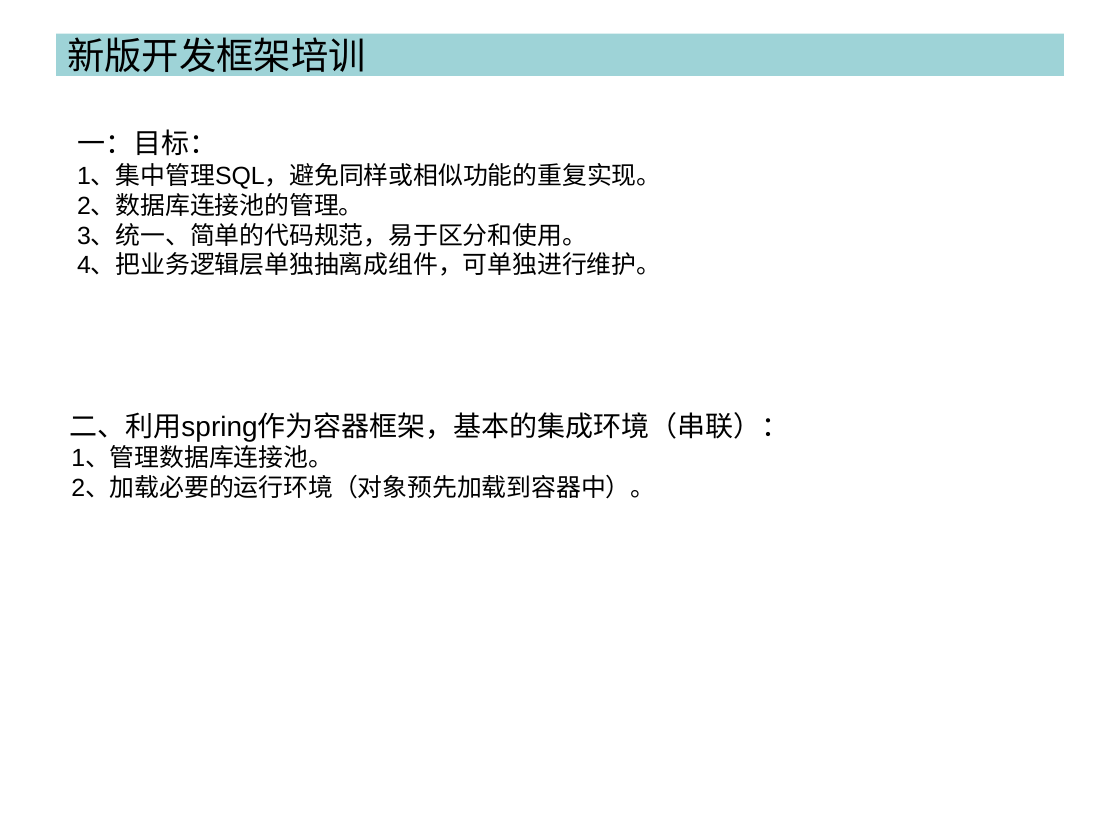
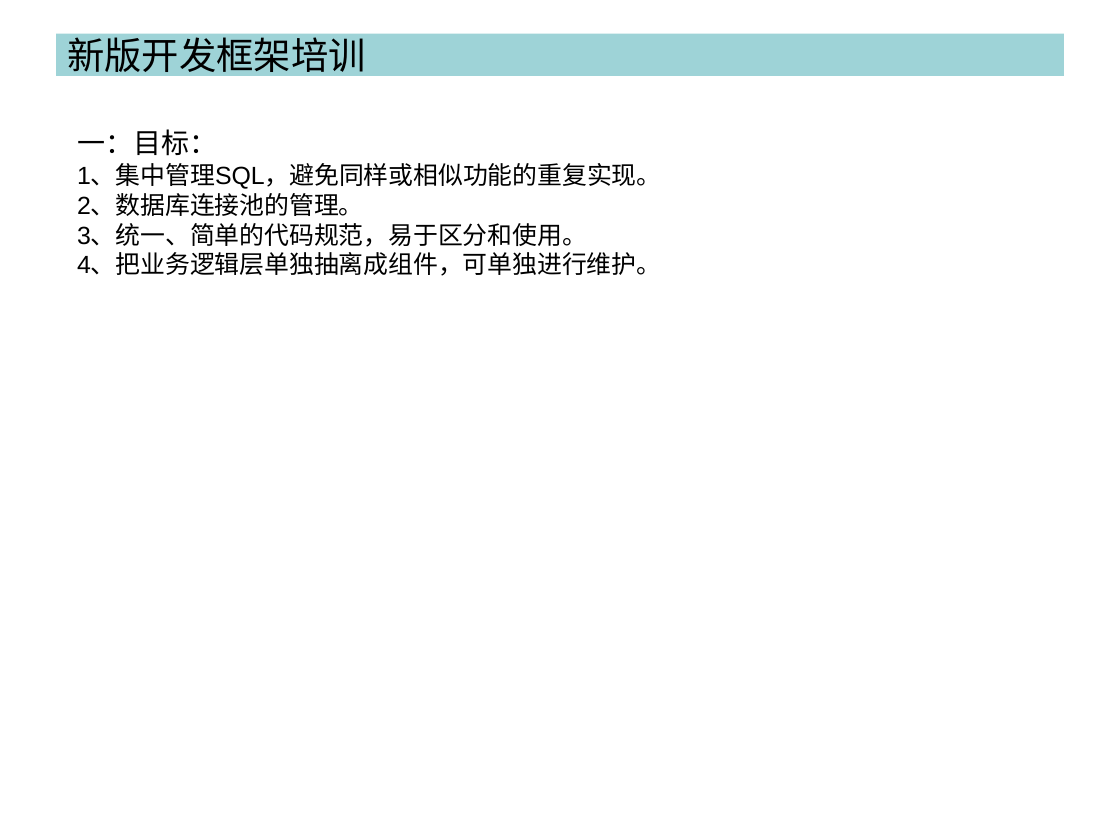
Before and after one commit to cash2one/ekproject, a slide deck: slide 1 of workSpace/浙江校讯通/培训资料_bt.ppt. Drawn at 1120x840 pixels with LibreOffice and Linux fonts; fonts in the diff are those of the drawing. Boxes give left, top, right and bottom in pixels: in the first picture for what was removed or moved away, otherwise in the second. Text is boxed around its words. In the diff, an @@ line names an element or a change of style, - is before the commit and + after.

```diff
--- a/workSpace/浙江校讯通/培训资料_bt.ppt
+++ b/workSpace/浙江校讯通/培训资料_bt.ppt
@@ text removed at bbox=[69, 412, 789, 499] @@
-二、利用spring作为容器框架，基本的集成环境（串联）：
-1、管理数据库连接池。
-2、加载必要的运行环境（对象预先加载到容器中）。
```
Also in this commit, not shown: 3 other slides changed, 12 slides added.
